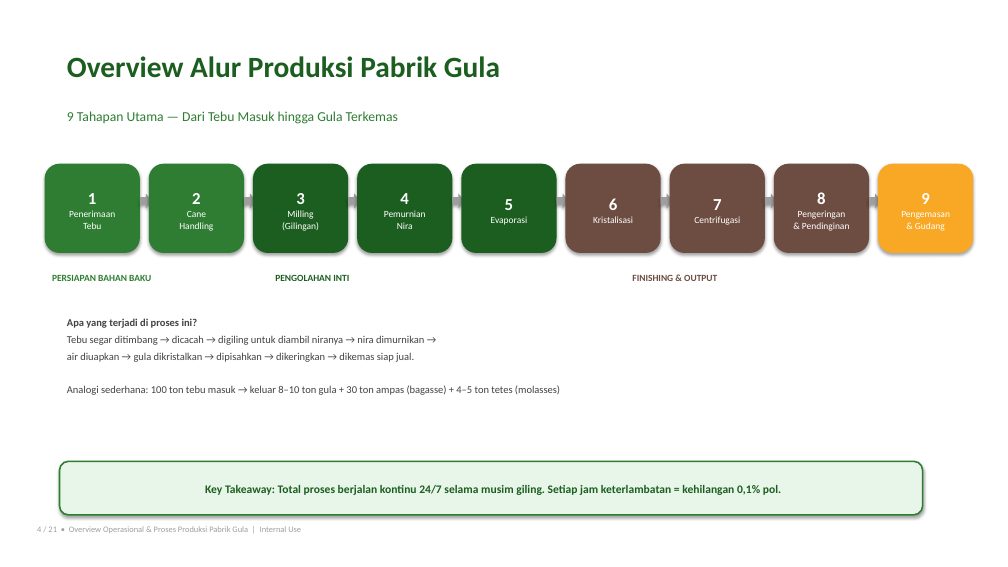
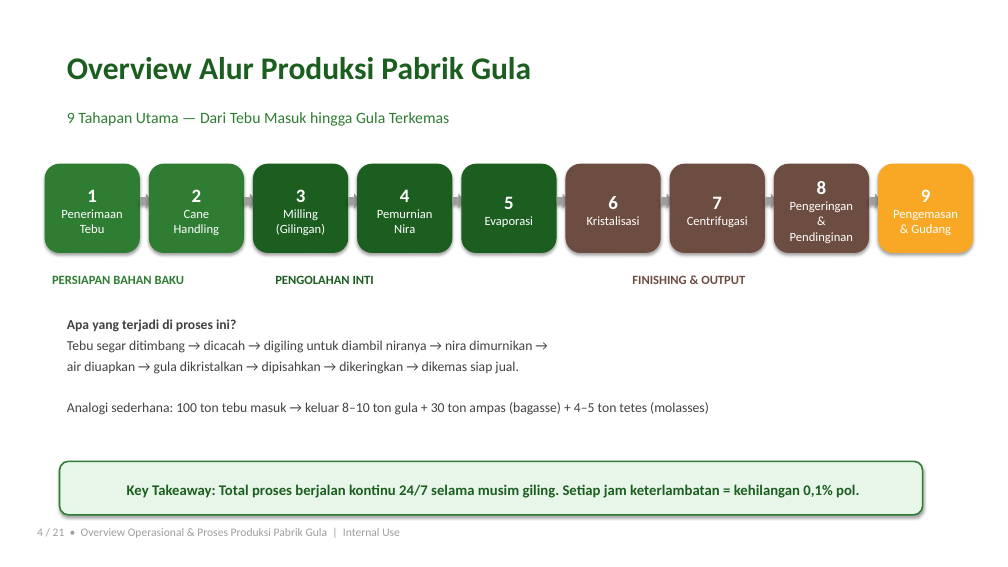
Before and after one commit to thereaintnocheaphappiness-cmyk/buat-tugas, a slide deck: slide 4 of Overview_Operasional_dan_Proses_Produksi_Pabrik_Gula.pptx. Drawn at 1008x567 pixels with LibreOffice and Linux fonts; fonts in the diff are those of the drawing. Boxes give left, top, right and bottom in pixels: in the first picture for what was removed or moved away, otherwise in the second. Text is boxed around its words. In the diff, an @@ line names an element or a change of style, - is before the commit and + after.

Commit message:
Fix: increase all font sizes for better readability (min 11pt, avg 13-17pt)

```diff
--- a/Overview_Operasional_dan_Proses_Produksi_Pabrik_Gula.pptx
+++ b/Overview_Operasional_dan_Proses_Produksi_Pabrik_Gula.pptx
@@ text "Overview Alur Produksi Pabrik Gula" at <box>67,57,531,80</box>: size 28 to 30 pt @@
@@ text "9 Tahapan Utama — Dari ..." at <box>67,112,449,126</box>: size 13 to 15 pt @@
@@ rounded rectangle "1" at <box>45,164,140,253</box>: size 16 to 18 pt in "1"; size 9 to 12 pt @@
@@ rounded rectangle "2" at <box>149,164,244,253</box>: size 16 to 18 pt in "2"; size 9 to 12 pt @@
@@ rounded rectangle "3" at <box>253,164,349,253</box>: size 16 to 18 pt in "3"; size 9 to 12 pt @@
@@ rounded rectangle "4" at <box>357,164,452,253</box>: size 16 to 18 pt in "4"; size 9 to 12 pt @@
@@ rounded rectangle "5" at <box>461,164,557,253</box>: size 16 to 18 pt in "5"; size 9 to 12 pt @@
@@ rounded rectangle "6" at <box>566,164,661,253</box>: size 16 to 18 pt in "6"; size 9 to 12 pt @@
@@ rounded rectangle "7" at <box>670,164,765,253</box>: size 16 to 18 pt in "7"; size 9 to 12 pt @@
@@ rounded rectangle "8" at <box>774,164,870,253</box>: size 16 to 18 pt in "8"; size 9 to 12 pt @@
@@ rounded rectangle "9" at <box>878,164,973,253</box>: size 16 to 18 pt in "9"; size 9 to 12 pt @@
@@ size 9 to 12 pt in 3 elements at <box>52,276,185,284</box>, <box>275,275,374,284</box>, <box>632,275,745,284</box> @@
@@ text "Apa yang terjadi di proses ..." at <box>67,319,709,415</box>: size 10 to 13 pt @@
@@ rounded rectangle "Key Takeaway: Total proses berjalan ..." at <box>60,461,923,515</box>: size 11 to 14 pt @@
@@ text "4 / 21 • Overview ..." at <box>37,528,400,538</box>: size 8 to 11 pt @@
```
Also in this commit, not shown: 20 other slides changed.
